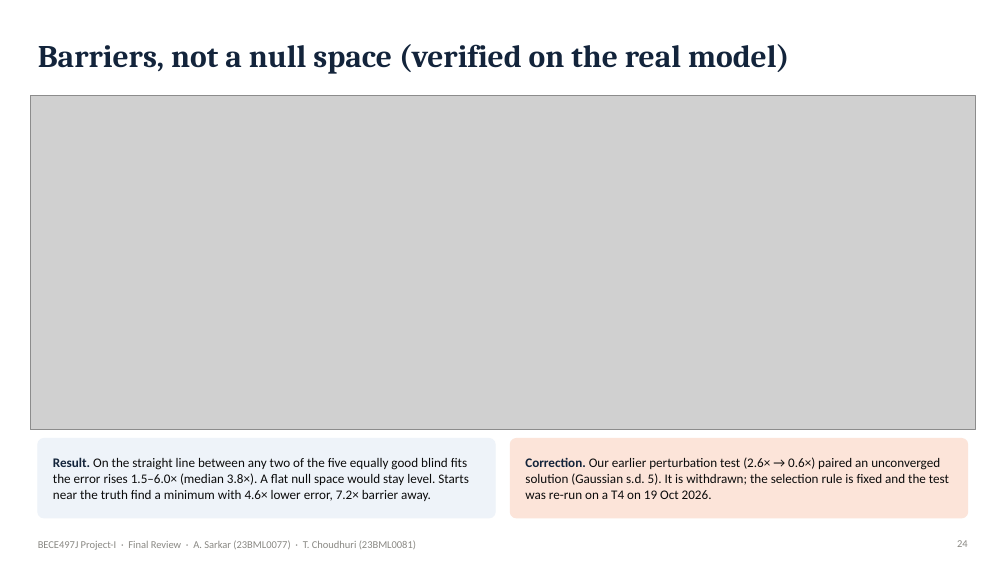
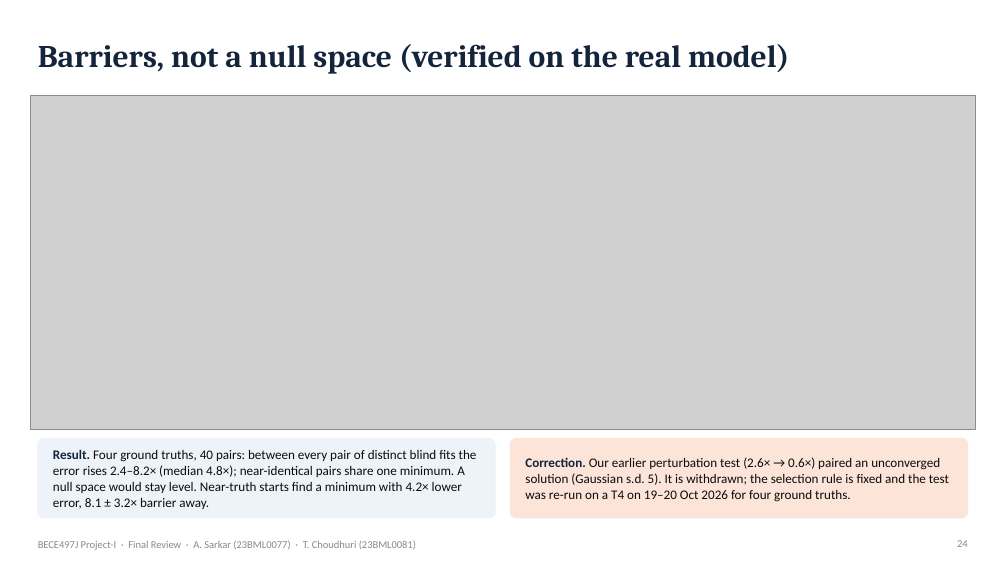
Before and after one commit to Ivxn404/semantic-decoding-tribe-inversion, a slide deck: slide 24 of deck/Final_Sarkar_Choudhuri.pptx. Drawn at 1008x567 pixels with LibreOffice and Linux fonts; fonts in the diff are those of the drawing; grey boxes stand for pictures. Boxes give left, top, right and bottom in pixels: in the first picture for what was removed or moved away, otherwise in the second. Text is boxed around its words. In the diff, an @@ line names an element or a change of style, - is before the commit and + after.

Commit message:
Barrier and sensitivity tests on four ground truths: update results, figures, report, poster, deck, demo, docs

```diff
--- a/deck/Final_Sarkar_Choudhuri.pptx
+++ b/deck/Final_Sarkar_Choudhuri.pptx
@@ text at (53, 449, 477, 509): text changed @@
-Result. On the straight line between any two of the five equally good blind fits the error rises 1.5–6.0× (median 3.8×). A flat null space would stay level. Starts near the truth find a minimum with 4.6× lower error, 7.2× barrier away.
+Result. Four ground truths, 40 pairs: between every pair of distinct blind fits the error rises 2.4–8.2× (median 4.8×); near-identical pairs share one minimum. A null space would stay level. Near-truth starts find a minimum with 4.2× lower error, 8.1 ± 3.2× barrier away.
@@ text at (525, 457, 949, 502): text changed @@
-Correction. Our earlier perturbation test (2.6× → 0.6×) paired an unconverged solution (Gaussian s.d. 5). It is withdrawn; the selection rule is fixed and the test was re-run on a T4 on 19 Oct 2026.
+Correction. Our earlier perturbation test (2.6× → 0.6×) paired an unconverged solution (Gaussian s.d. 5). It is withdrawn; the selection rule is fixed and the test was re-run on a T4 on 19–20 Oct 2026 for four ground truths.
```
Also in this commit, not shown: 12 other slides changed, 18 other files.
